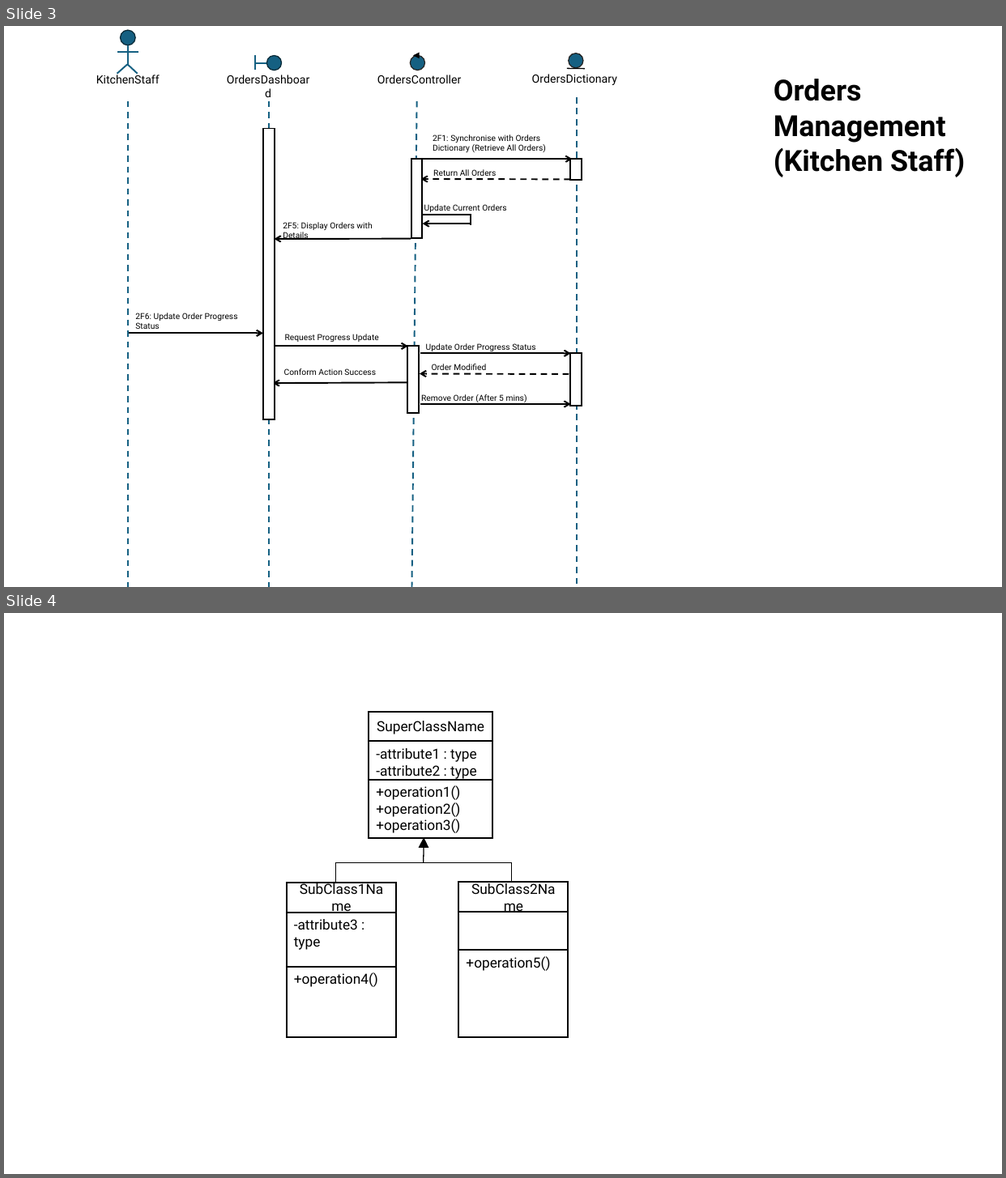
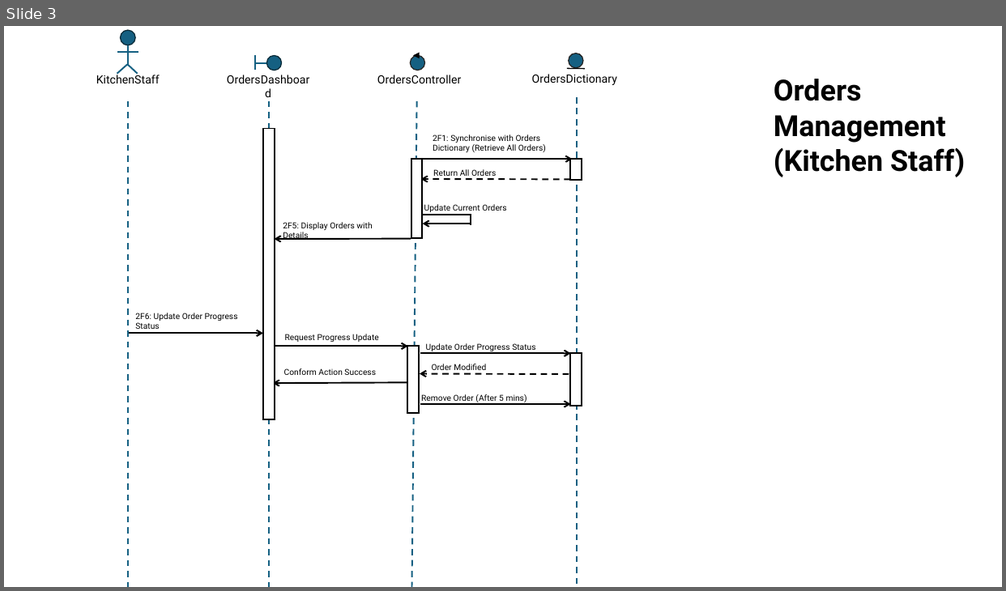
Before and after one commit to e4omar/implementation-swe-2uni, a slide deck: G3-Inventory Management System (Omar)/Supporting Files/Sequence Diagaram Omar V2.pptx. Shown one above the other, each under a label of ours: slides 3 and 4 before the commit, slide 3 after it. The pictures are 1006x1178 and 1006x591 pixels, drawn with LibreOffice and Linux fonts; fonts in the diff are those of the drawing. Boxes give left, top, right and bottom in pixels: in the first picture for what was removed or moved away, otherwise in the second. Text is boxed around its words. In the diff, an @@ line names an element or a change of style, - is before the commit and + after.

```diff
--- a/G3-Inventory Management System (Omar)/Supporting Files/Sequence Diagaram Omar V2.pptx
+++ b/G3-Inventory Management System (Omar)/Supporting Files/Sequence Diagaram Omar V2.pptx
@@ slide 4 removed at box(4, 613, 1002, 1174), background #FFFFFF @@
@@ rectangle removed at box(368, 712, 492, 742) @@
-SuperClassName
@@ rectangle removed at box(368, 741, 492, 779) @@
--attribute1 : type
--attribute2 : type
@@ rectangle removed at box(368, 780, 492, 838) @@
-+operation1()
-+operation2()
-+operation3()
@@ arrow removed from (424, 863) to (424, 837) @@
@@ line removed from (335, 863) to (335, 883) @@
@@ line removed from (336, 863) to (511, 863) @@
@@ line removed from (512, 863) to (512, 883) @@
@@ rectangle removed at box(286, 883, 396, 913) @@
-SubClass1Name
@@ rectangle removed at box(459, 883, 569, 913) @@
-SubClass2Name
@@ rectangle removed at box(286, 913, 396, 968) @@
--attribute3 : type
@@ rectangle removed at box(459, 913, 569, 951) @@
@@ rectangle removed at box(459, 951, 569, 1038) @@
-+operation5()
@@ rectangle removed at box(286, 967, 396, 1037) @@
-+operation4()
```
Also in this commit, not shown: 4 other files.
